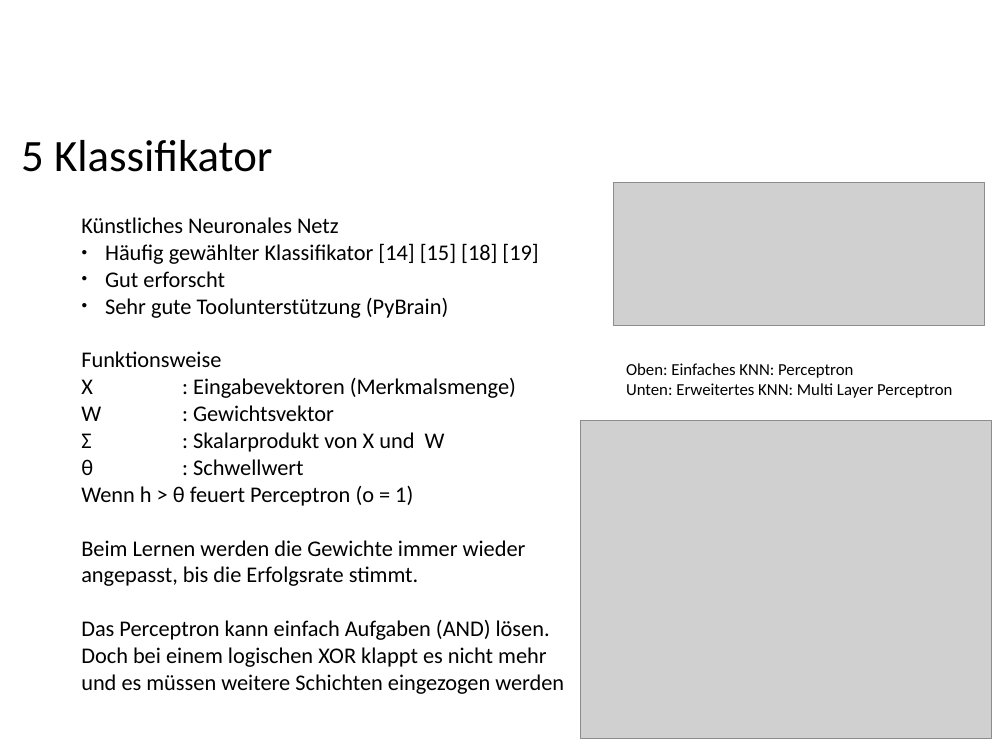
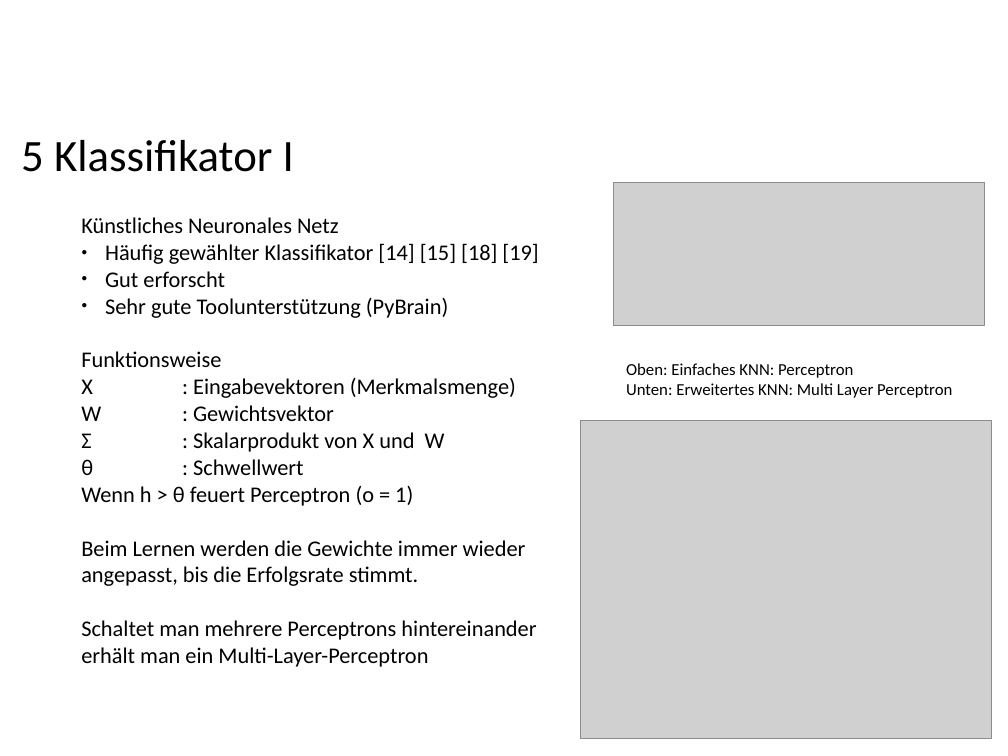
Before and after one commit to ppasler/current-adas, a slide deck: slide 15 of project/presentation/Praesentation_PoSDBoS_Pasler.odp (slide 17 before the commit). Drawn at 1008x756 pixels with LibreOffice and Linux fonts; fonts in the diff are those of the drawing; grey boxes stand for pictures; background and template pictures are left out. Boxes give left, top, right and bottom in pixels: in the first picture for what was removed or moved away, otherwise in the second. Text is boxed around its words. In the diff, an @@ line names an element or a change of style, - is before the commit and + after.

```diff
--- a/project/presentation/Praesentation_PoSDBoS_Pasler.odp
+++ b/project/presentation/Praesentation_PoSDBoS_Pasler.odp
@@ text at [21,140,294,172]: text changed @@
-5 Klassifikator
+5 Klassifikator I
@@ text at [81,620,536,667]: text changed @@
-Das Perceptron kann einfach Aufgaben (AND) lösen.
-Doch bei einem logischen XOR klappt es nicht mehr und es müssen weitere Schichten eingezogen werden
+Schaltet man mehrere Perceptrons hintereinander erhält man ein Multi-Layer-Perceptron
```
Also in this commit, not shown: 4 other slides changed, 4 slides added, 5 slides removed, 11 other files.
